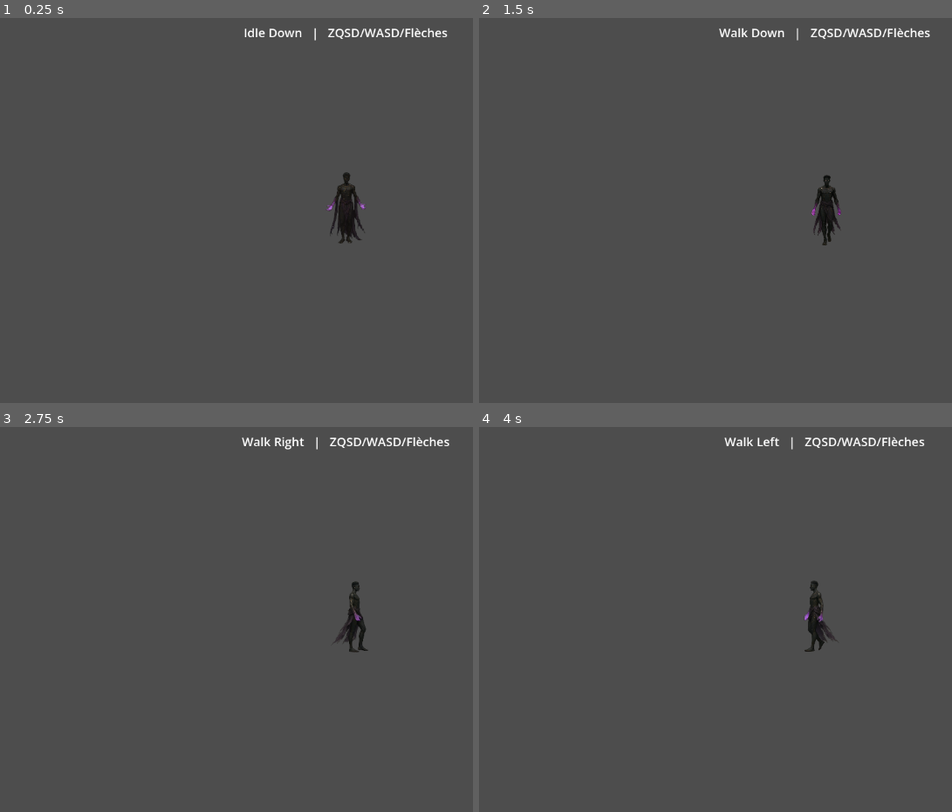
Above: before the commit, frames 1-4 (two rows, left to right).
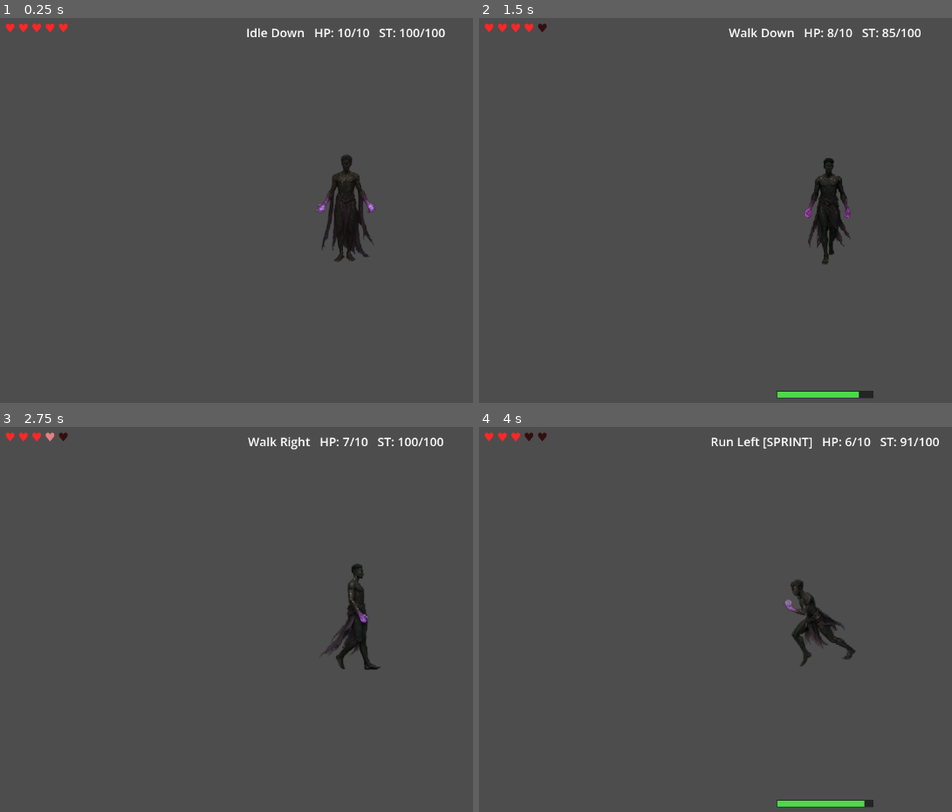
Above: after the commit, the same moments.

Repository: Heathclifffs/Maleck_2d
Game: Godot game, scene res://scenes/main.tscn
The game is run twice, just before and just after one commit, with the same random seed, the same clock (stepped at 60 frames per second) and the same inputs.
Inputs:
- Up to frame 1 (0.25 s): no input
- Up to frame 2 (1.5 s): tap Enter (ui_accept) at 0.5, 0.77, 1.07 s; hold D (move_right) 0.53-1.28 s; hold Shift (sprint, bound only after the commit) 0.53-1.28 s; tap Tab (ui_focus_next) at 0.6 s; hold S (move_down) from 1.28 s (still down); tap Shift (sprint, bound only after the commit) at 1.35 s
- Up to frame 3 (2.75 s): tap Enter (ui_accept) at 1.52, 1.55, 1.82, 2.1 s; release S (move_down) at 2.03 s; hold D (move_right) from 2.03 s (still down); tap Tab (ui_focus_next) at 2.3 s
- Up to frame 4 (4 s): release D (move_right) at 2.78 s; hold W (move_up) 2.78-3.53 s; tap Tab (ui_focus_next) at 2.85 s; tap Enter (ui_accept) at 3.02, 3.32, 3.77, 3.8 s; tap Shift (sprint, bound only after the commit) at 3.05 s; hold A (move_left) from 3.53 s (still down); hold Shift (sprint, bound only after the commit) from 3.53 s (still down)

The runs differ from the first frame. In frame 1, 1.8% of the frame differs, in the area x 1-95%, y 1-64%; in frame 2, 2.0%; in frame 3, 1.5%; in frame 4, 2.2%, in the area x 1-98%, y 1-99%.

Commit message:
mouvement diagonaux

Diff:
--- /dev/null
+++ b/scenes/heart_display.gd
@@ -0,0 +1,54 @@
+extends Control
+
+@export var heart_size := 20
+@export var heart_spacing := 2
+@export var hearts_per_row := 5
+@export var offset := Vector2(12, 12)
+
+var max_hearts := 0
+var current_hp := 0
+var hearts: Array[Label] = []
+
+func _ready():
+    var hp = get_node("/root/Main/Riale/Health")
+    hp.health_changed.connect(_on_health_changed)
+    _on_health_changed(hp.current_hp, hp.max_hp)
+
+func _on_health_changed(hp, mhp):
+    current_hp = hp
+    max_hearts = mhp / 2
+    rebuild()
+
+func rebuild():
+    for h in hearts:
+        h.queue_free()
+    hearts.clear()
+
+    for i in range(max_hearts):
+        var row = i / hearts_per_row
+        var col = i % hearts_per_row
+        var x = offset.x + col * (heart_size + heart_spacing)
+        var y = offset.y + row * (heart_size + heart_spacing)
+
+        var label = Label.new()
+        label.text = "♥"
+        label.add_theme_font_size_override("font_size", heart_size)
+        label.position = Vector2(x, y)
+        label.size = Vector2(heart_size + 4, heart_size + 4)
+
+        var filled := false
+        var half := false
+        if i < current_hp / 2:
+            filled = true
+        elif i == current_hp / 2:
+            half = current_hp % 2 == 1
+
+        if filled:
+            label.add_theme_color_override("font_color", Color(1.0, 0.15, 0.15))
+        elif half:
+            label.add_theme_color_override("font_color", Color(0.9, 0.5, 0.5))
+        else:
+            label.add_theme_color_override("font_color", Color(0.2, 0.06, 0.06))
+
+        add_child(label)
+        hearts.append(label)
--- /dev/null
+++ b/scenes/heart_display.tscn
@@ -0,0 +1,10 @@
+[gd_scene load_steps=2 format=3]
+
+[ext_resource type="Script" path="res://scenes/heart_display.gd" id="1_6hbwg"]
+
+[node name="HeartDisplay" type="CanvasLayer"]
+
+[node name="Control" type="Control" parent="."]
+offset_right = 40.0
+offset_bottom = 40.0
+script = ExtResource("1_6hbwg")
--- a/scenes/main.tscn
+++ b/scenes/main.tscn
@@ -1,7 +1,9 @@
-[gd_scene load_steps=3 format=3]
+[gd_scene load_steps=5 format=3]
 
 [ext_resource type="Script" path="res://scripts/main.gd" id="1_fx02y"]
 [ext_resource type="PackedScene" path="res://scenes/riale.tscn" id="2_hddmh"]
+[ext_resource type="PackedScene" path="res://scenes/heart_display.tscn" id="3_heart"]
+[ext_resource type="PackedScene" path="res://scenes/stamina_bar.tscn" id="4_stbar"]
 
 [node name="Main" type="Node2D"]
 script = ExtResource("1_fx02y")
@@ -9,7 +11,11 @@
 [node name="Riale" parent="." instance=ExtResource("2_hddmh")]
 position = Vector2(512, 400)
 
+[node name="HeartDisplay" parent="." instance=ExtResource("3_heart")]
+
 [node name="UI" type="CanvasLayer" parent="."]
+
+[node name="StaminaBar" parent="UI" instance=ExtResource("4_stbar")]
 
 [node name="InfoLabel" type="Label" parent="UI"]
 anchors_preset = 8
@@ -22,4 +28,4 @@
 grow_horizontal = 2
 theme_override_font_sizes/font_size = 20
 horizontal_alignment = 1
-text = "ZQSD/WASD/Arrows pour marcher"
+text = "ZQSD/WASD/Arrows pour marcher | Shift=courir | Espace=degat | E=soin"
--- a/scenes/riale.tscn
+++ b/scenes/riale.tscn
@@ -1,6 +1,8 @@
-[gd_scene load_steps=4 format=3]
+[gd_scene load_steps=5 format=3]
 
 [ext_resource type="Script" path="res://scripts/riale.gd" id="1_6bcvd"]
+[ext_resource type="Script" path="res://scripts/health.gd" id="2_health"]
+[ext_resource type="Script" path="res://scripts/stamina.gd" id="3_stamina"]
 
 [sub_resource type="RectangleShape2D" id="1_lgikf"]
 size = Vector2(48, 24)
@@ -9,7 +11,7 @@
 script = ExtResource("1_6bcvd")
 
 [node name="Sprite" type="AnimatedSprite2D" parent="."]
-scale = Vector2(0.5, 0.5)
+scale = Vector2(0.75, 0.75)
 texture_filter = 0
 
 [node name="CollisionShape2D" type="CollisionShape2D" parent="."]
@@ -20,3 +22,9 @@
 enabled = true
 position_smoothing_enabled = true
 position_smoothing_speed = 5.0
+
+[node name="Health" type="Node" parent="."]
+script = ExtResource("2_health")
+
+[node name="Stamina" type="Node" parent="."]
+script = ExtResource("3_stamina")
--- /dev/null
+++ b/scenes/stamina_bar.gd
@@ -0,0 +1,31 @@
+extends Control
+
+@export var bar_width := 160
+@export var bar_height := 12
+
+var _stamina = null
+
+func _ready():
+	_stamina = get_node("/root/Main/Riale/Stamina")
+	if _stamina:
+		_stamina.stamina_changed.connect(_on_stamina_changed)
+	visible = false
+
+func _on_stamina_changed(st: float, mst: float):
+	visible = st < mst
+	if visible:
+		queue_redraw()
+
+func _draw():
+	if _stamina == null or not visible:
+		return
+	var st: float = _stamina.current
+	var mst: float = _stamina.max_stamina
+	var ratio: float = st / mst
+	var sw := size.x
+	var ox := (sw - bar_width) / 2.0
+	var oy := size.y - bar_height - 8
+
+	draw_rect(Rect2(ox, oy, bar_width, bar_height), Color(0.1, 0.1, 0.1, 0.8))
+	draw_rect(Rect2(ox + 1, oy + 1, (bar_width - 2) * ratio, bar_height - 2),
+			  Color(0.3, 0.85, 0.3))
--- /dev/null
+++ b/scenes/stamina_bar.tscn
@@ -0,0 +1,10 @@
+[gd_scene load_steps=2 format=3]
+
+[ext_resource type="Script" path="res://scenes/stamina_bar.gd" id="1_stbar"]
+
+[node name="StaminaBar" type="Control"]
+anchors_preset = 15
+anchor_right = 1.0
+anchor_bottom = 1.0
+mouse_filter = 2
+script = ExtResource("1_stbar")
--- /dev/null
+++ b/scripts/health.gd
@@ -0,0 +1,17 @@
+extends Node
+
+signal health_changed(current_hp, max_hp)
+
+@export var max_hp := 10
+var current_hp: int
+
+func _ready():
+    current_hp = max_hp
+
+func take_damage(amount: int):
+    current_hp = max(0, current_hp - amount)
+    health_changed.emit(current_hp, max_hp)
+
+func heal(amount: int):
+    current_hp = min(max_hp, current_hp + amount)
+    health_changed.emit(current_hp, max_hp)
--- a/scripts/main.gd
+++ b/scripts/main.gd
@@ -3,8 +3,31 @@
 @onready var riale := $Riale
 @onready var info := $UI/InfoLabel as Label
 
+var hp_text := ""
+var stamina_text := ""
+
+func _ready():
+    riale.get_node("Health").health_changed.connect(_on_health_changed)
+    riale.get_node("Stamina").stamina_changed.connect(_on_stamina_changed)
+    _on_health_changed(riale.get_node("Health").current_hp, riale.get_node("Health").max_hp)
+    _on_stamina_changed(riale.get_node("Stamina").current, riale.get_node("Stamina").max_stamina)
 
 func _process(_delta: float):
-	var dir_name: String = riale.direction.capitalize().replace("_", " ")
-	var state_name: String = "Idle" if riale.state == 0 else "Walk"
-	info.text = state_name + " " + dir_name + "   |   ZQSD/WASD/Flèches"
+    var dir_name: String = riale.direction.capitalize().replace("_", " ")
+    var state_names := {0: "Idle", 1: "Walk", 2: "Run"}
+    var state_name: String = state_names.get(riale.state, "?")
+    var sprint_tag := " [SPRINT]" if riale.is_sprinting else ""
+    info.text = state_name + " " + dir_name + sprint_tag + hp_text + stamina_text
+
+    if Input.is_action_just_pressed("ui_accept"):
+        riale.get_node("Health").take_damage(1)
+    if Input.is_action_just_pressed("ui_focus_next"):
+        riale.get_node("Health").heal(2)
+    if Input.is_action_just_pressed("ui_cancel"):
+        riale.get_node("Health").take_damage(10)
+
+func _on_health_changed(hp, mhp):
+    hp_text = "   HP: %d/%d" % [hp, mhp]
+
+func _on_stamina_changed(st, mst):
+    stamina_text = "   ST: %d/%d" % [st, mst]
--- a/scripts/riale.gd
+++ b/scripts/riale.gd
@@ -1,10 +1,12 @@
 extends CharacterBody2D
 
-enum State { IDLE, WALK }
+enum State { IDLE, WALK, RUN }
 
 const SPEED := 35.0
-const IDLE_FPS := 8.0
-const WALK_FPS := 10.0
+const RUN_SPEED := 70.0
+const IDLE_FPS := 20.0
+const WALK_FPS := 24.0
+const RUN_FPS := 35.0
 
 const DIRECTIONS := ["down", "down_left", "left", "up_left", "up", "up_right", "right", "down_right"]
 const IDLE_FILES := {
@@ -27,8 +29,21 @@
 	"up_left": "up_left_walk.png",
 	"up_right": "up_right_walk.png",
 }
+const RUN_FILES := {
+	"down": "down_run.png",
+	"down_left": "down_left_run.png",
+	"down_right": "down_right_run.png",
+	"left": "left_run.png",
+	"right": "right_run.png",
+	"up": "up_run.png",
+	"up_left": "up_left_run.png",
+	"up_right": "up_right_run.png",
+}
 
 @onready var sprite := $Sprite as AnimatedSprite2D
+@onready var stamina := $Stamina
+
+var is_sprinting := false
 
 var state := State.IDLE
 var direction := "down"
@@ -56,6 +71,10 @@
 	_add_key("move_up", KEY_UP)
 	_add_key("move_down", KEY_DOWN)
 
+	if not InputMap.has_action("sprint"):
+		InputMap.add_action("sprint")
+	_add_key("sprint", KEY_SHIFT)
+
 
 static func _add_key(action: String, keycode: Key):
 	var ev := InputEventKey.new()
@@ -66,7 +85,8 @@
 func _build_all_animations():
 	var sf := SpriteFrames.new()
 	_build_anim_set(sf, "idle_", "res://art/riale/idle/", IDLE_FILES, 4, 6, IDLE_FPS)
-	_build_anim_set(sf, "walk_", "res://art/riale/walk/", WALK_FILES, 4, 7, WALK_FPS)
+	_build_anim_set(sf, "walk_", "res://art/riale/walk/", WALK_FILES, 4, 8, WALK_FPS)
+	_build_anim_set(sf, "run_", "res://art/riale/run/", RUN_FILES, 4, 8, RUN_FPS)
 	sprite.sprite_frames = sf
 
 
@@ -114,19 +134,34 @@
 		Input.get_axis("move_up", "move_down")
 	)
 
+	is_sprinting = Input.is_action_pressed("sprint") and stamina.has_stamina()
+
 	if input_dir.length() > 0.2:
 		direction = _dir_from_input(input_dir)
-		_change_to(State.WALK)
-		velocity = input_dir.normalized() * SPEED
+		var move_state := State.RUN if is_sprinting else State.WALK
+		_change_to(move_state)
+		var spd := RUN_SPEED if is_sprinting else SPEED
+		velocity = input_dir.normalized() * spd
 		move_and_slide()
-	elif state == State.WALK:
-		_change_to(State.IDLE)
-		velocity = Vector2.ZERO
+		if is_sprinting:
+			stamina.start_deplete()
+		else:
+			stamina.stop_deplete()
+	else:
+		stamina.stop_deplete()
+		if state != State.IDLE:
+			_change_to(State.IDLE)
+			velocity = Vector2.ZERO
 
 
 func _change_to(new_state: State):
 	state = new_state
-	var anim := ("walk_" if state == State.WALK else "idle_") + direction
+	var prefix := "idle_"
+	match state:
+		State.WALK: prefix = "walk_"
+		State.RUN:  prefix = "run_"
+		_:          prefix = "idle_"
+	var anim := prefix + direction
 	if sprite.animation != anim:
 		sprite.play(anim)
 
--- /dev/null
+++ b/scripts/stamina.gd
@@ -0,0 +1,47 @@
+extends Node
+
+signal stamina_changed(current, max_value)
+
+@export var max_stamina := 100.0
+@export var drain_rate := 20.0
+@export var regen_rate := 12.0
+@export var regen_delay := 0.0
+
+var current: float
+var _regen_timer: float = 0.0
+var _depleting: bool = false
+
+func _ready():
+    current = max_stamina
+
+func _process(delta: float):
+    if _depleting:
+        current = max(0.0, current - drain_rate * delta)
+        _regen_timer = 0.0
+        if current <= 0.0:
+            _depleting = false
+    else:
+        if current < max_stamina:
+            _regen_timer += delta
+            if _regen_timer >= regen_delay:
+                current = min(max_stamina, current + regen_rate * delta)
+
+    stamina_changed.emit(current, max_stamina)
+
+func start_deplete():
+    _depleting = true
+
+func stop_deplete():
+    _depleting = false
+    _regen_timer = 0.0
+
+func has_stamina() -> bool:
+    return current > 0.0
+
+func consume(amount: float) -> bool:
+    if current >= amount:
+        current -= amount
+        stamina_changed.emit(current, max_stamina)
+        _regen_timer = 0.0
+        return true
+    return false
Binary file added: art/riale/run/down_left_run.png
Not shown, added: art/riale/run/down_left_run.png.import
Binary file added: art/riale/run/down_right_run.png
Not shown, added: art/riale/run/down_right_run.png.import
Binary file added: art/riale/run/down_run.png
Not shown, added: art/riale/run/down_run.png.import
Binary file added: art/riale/run/left_run.png
Not shown, added: art/riale/run/left_run.png.import
Binary file added: art/riale/run/right_run.png
Not shown, added: art/riale/run/right_run.png.import
Binary file added: art/riale/run/up_left_run.png
Not shown, added: art/riale/run/up_left_run.png.import
(and 19 more such lines)
